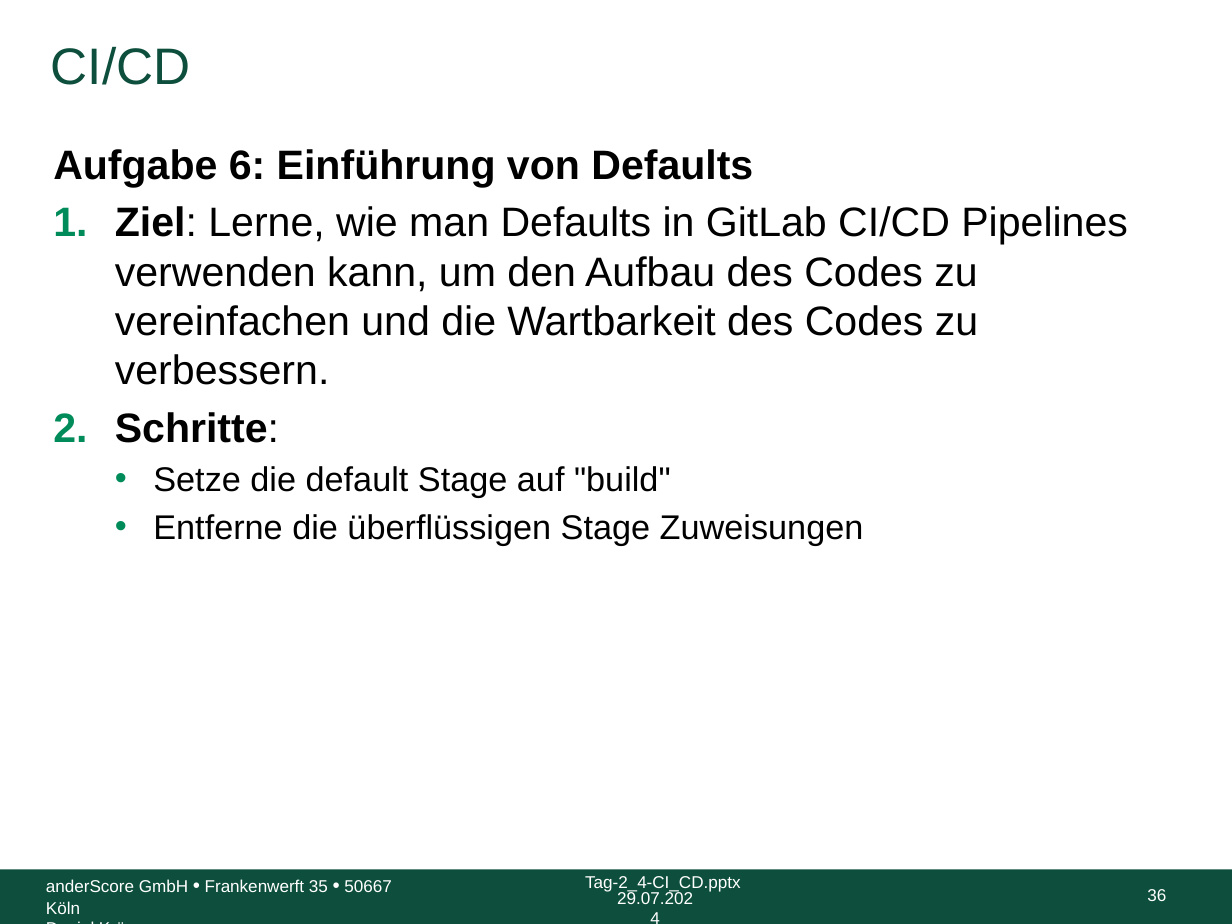
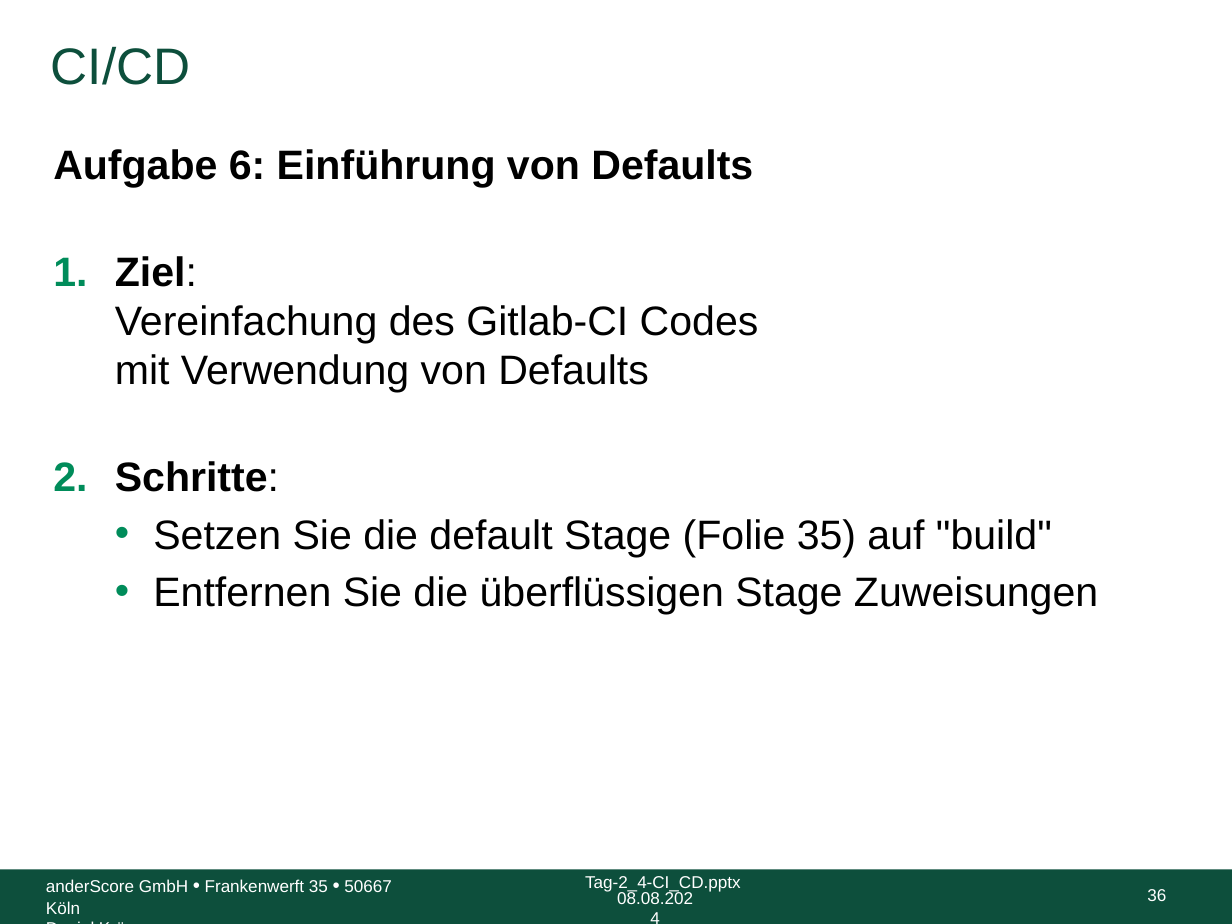
Before and after one commit to anderscore-gmbh/gitlab, a slide deck: slide 36 of slides/Tag-2_4-CI_CD.pptx. Drawn at 1232x924 pixels with LibreOffice and Linux fonts; fonts in the diff are those of the drawing; background and template pictures are left out. Boxes give left, top, right and bottom in pixels: in the first picture for what was removed or moved away, otherwise in the second. Text is boxed around its words. In the diff, an @@ line names an element or a change of style, - is before the commit and + after.

Commit message:
Verbesserungen der Struktur von Gitlab CI/CD aufgaben

```diff
--- a/slides/Tag-2_4-CI_CD.pptx
+++ b/slides/Tag-2_4-CI_CD.pptx
@@ text at [115,256,759,393]: text changed @@
-1. Ziel: Lerne, wie man Defaults in GitLab CI/CD Pipelines verwenden kann, um den Aufbau des Codes zu vereinfachen und die Wartbarkeit des Codes zu verbessern.
+1. Ziel:
+   Vereinfachung des Gitlab-CI Codes
+   mit Verwendung von Defaults
@@ text at [153,519,1098,614]: text changed; size 20 to 24 pt @@
-  • Setze die default Stage auf "build"
-  • Entferne die überflüssigen Stage Zuweisungen
+  • Setzen Sie die default Stage (Folie 35) auf "build"
+  • Entfernen Sie die überflüssigen Stage Zuweisungen
@@ text at [617,890,693,904]: text changed @@
-29.07.2024
+08.08.2024
```
Also in this commit, not shown: 46 other slides changed.
